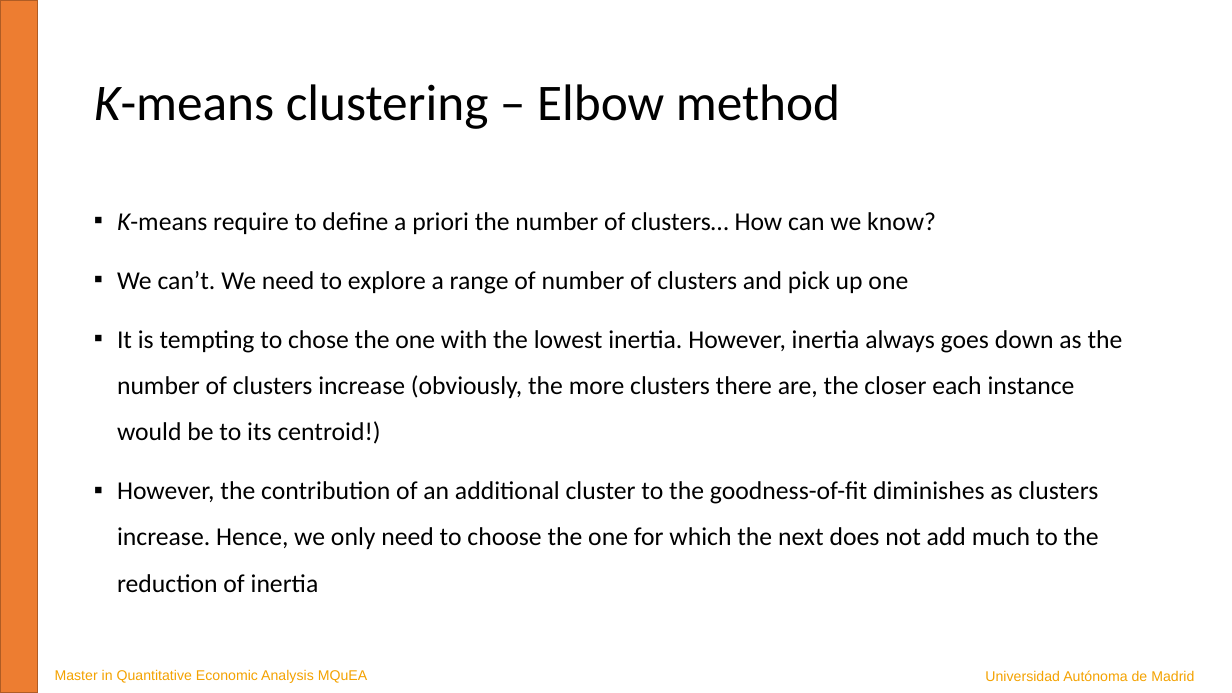
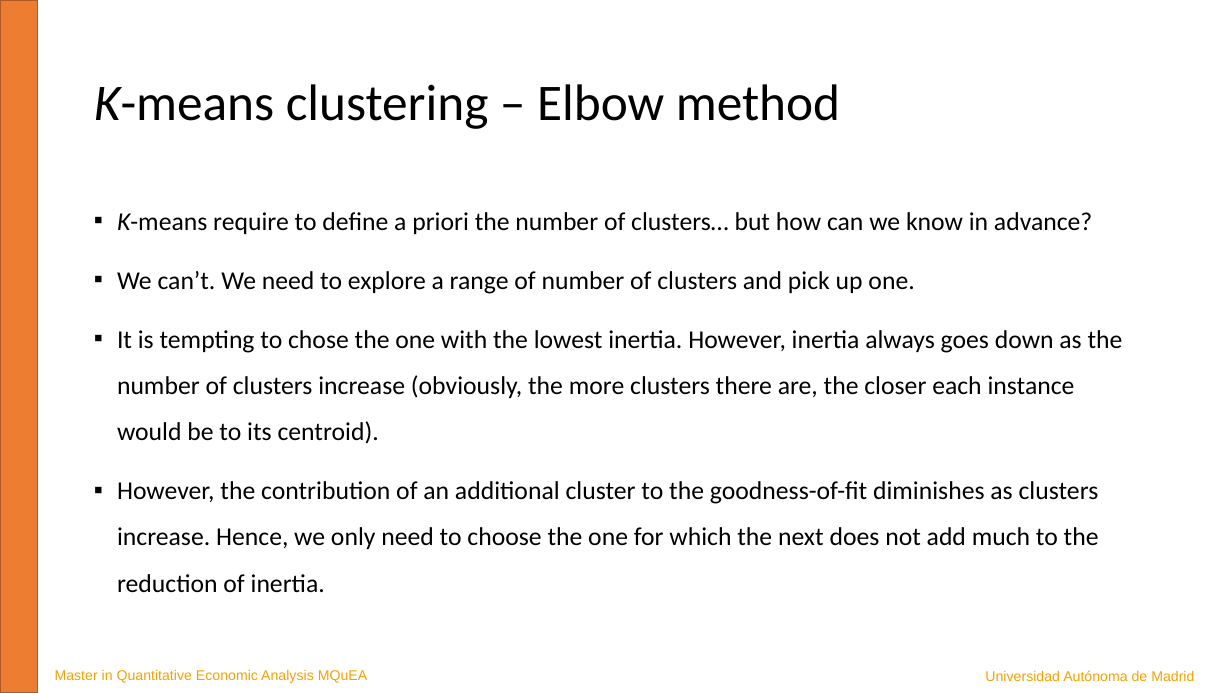
Before and after one commit to JavierBas/IMLEF-MQuEA, a slide deck: slide 8 of Course content/Slides/Topic 8 - Clustering.pptx. Drawn at 1232x693 pixels with LibreOffice and Linux fonts; fonts in the diff are those of the drawing. Boxes give left, top, right and bottom in pixels: in the first picture for what was removed or moved away, otherwise in the second. Text is boxed around its words. In the diff, an @@ line names an element or a change of style, - is before the commit and + after.

```diff
--- a/Course content/Slides/Topic 8 - Clustering.pptx
+++ b/Course content/Slides/Topic 8 - Clustering.pptx
@@ text at box(117, 212, 1123, 593): text changed @@
-▪ K-means require to define a priori the number of clusters… How can we know?
-▪ We can’t. We need to explore a range of number of clusters and pick up one
-▪ It is tempting to chose the one with the lowest inertia. However, inertia always goes down as the number of clusters increase (obviously, the more clusters there are, the closer each instance would be to its centroid!)
-▪ However, the contribution of an additional cluster to the goodness-of-fit diminishes as clusters increase. Hence, we only need to choose the one for which the next does not add much to the reduction of inertia
+▪ K-means require to define a priori the number of clusters… but how can we know in advance?
+▪ We can’t. We need to explore a range of number of clusters and pick up one.
+▪ It is tempting to chose the one with the lowest inertia. However, inertia always goes down as the number of clusters increase (obviously, the more clusters there are, the closer each instance would be to its centroid).
+▪ However, the contribution of an additional cluster to the goodness-of-fit diminishes as clusters increase. Hence, we only need to choose the one for which the next does not add much to the reduction of inertia.
```
Also in this commit, not shown: 8 other slides changed, 1 other file.
